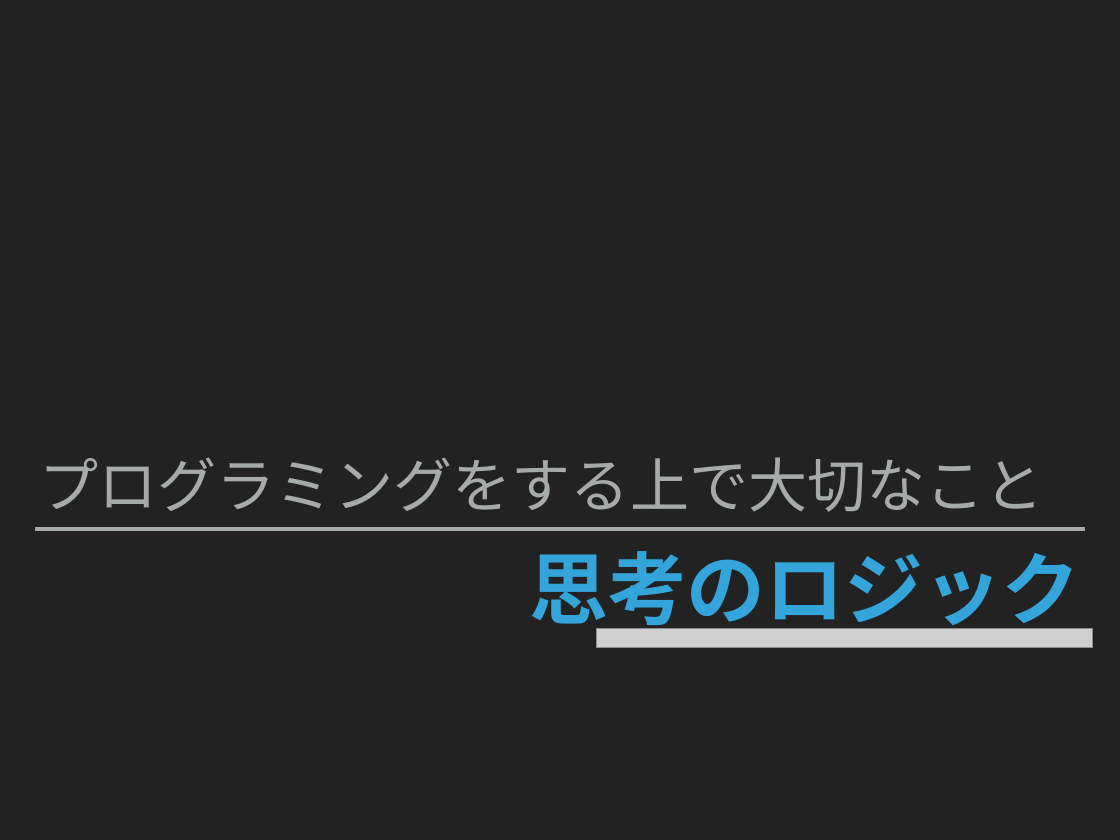
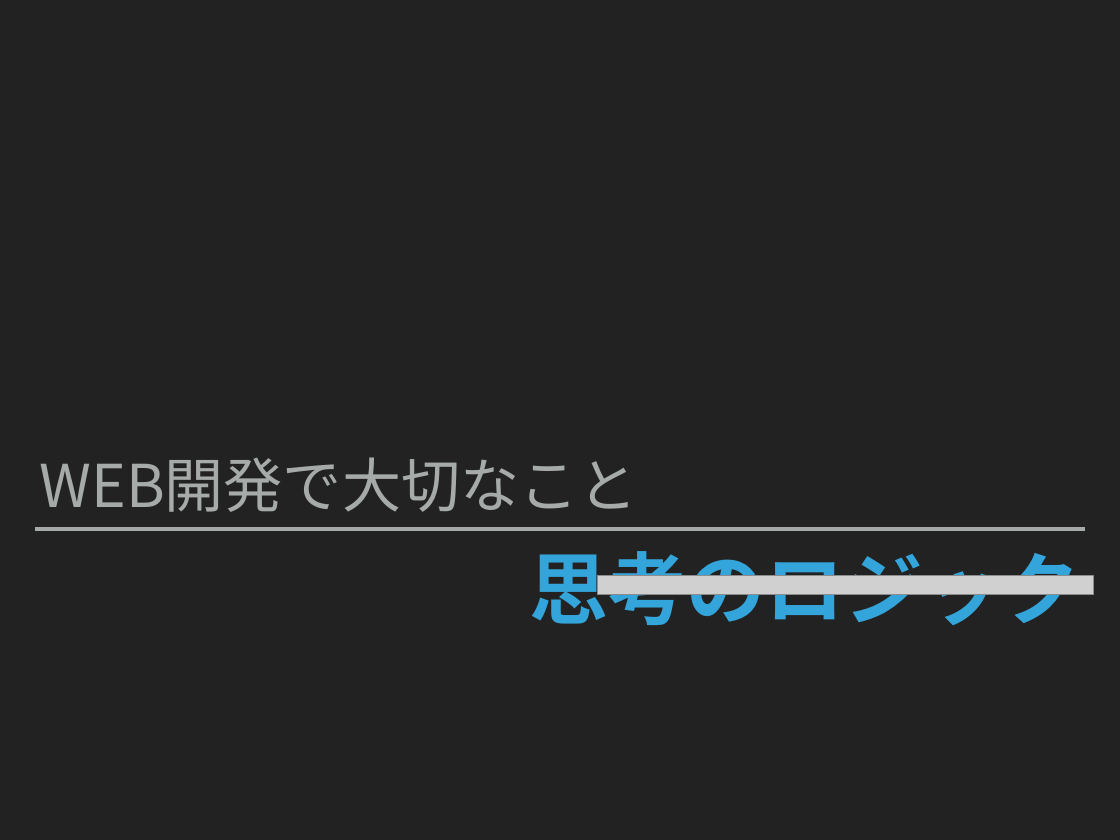
Before and after one commit to nadollin/Web-Education, a slide deck: slide 9 of Lecture 1/WebEducation Lecture1_jp.pptx. Drawn at 1120x840 pixels with LibreOffice and Linux fonts; fonts in the diff are those of the drawing; grey boxes stand for pictures. Boxes give left, top, right and bottom in pixels: in the first picture for what was removed or moved away, otherwise in the second. Text is boxed around its words. In the diff, an @@ line names an element or a change of style, - is before the commit and + after.

```diff
--- a/Lecture 1/WebEducation Lecture1_jp.pptx
+++ b/Lecture 1/WebEducation Lecture1_jp.pptx
@@ text at <box>39,457,637,512</box>: text changed @@
-プログラミングをする上で大切なこと
+WEB開発で大切なこと
@@ picture: place and size @@
-picture at <box>597,629,1093,647</box>
+picture at <box>598,576,1094,595</box>
```
Also in this commit, not shown: 9 other slides changed, 1 slide added, 3 slides removed, 1 other file.
